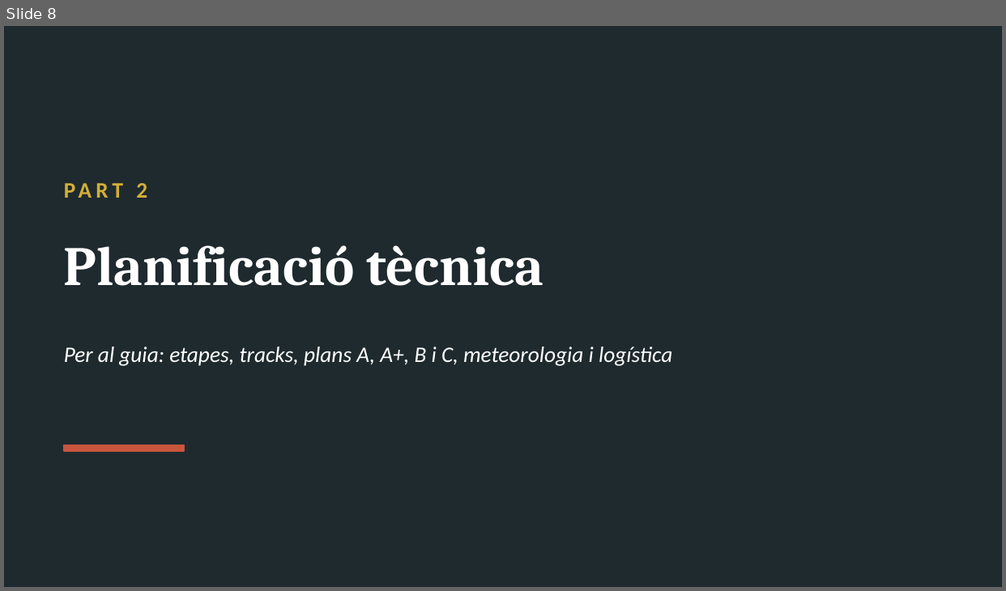
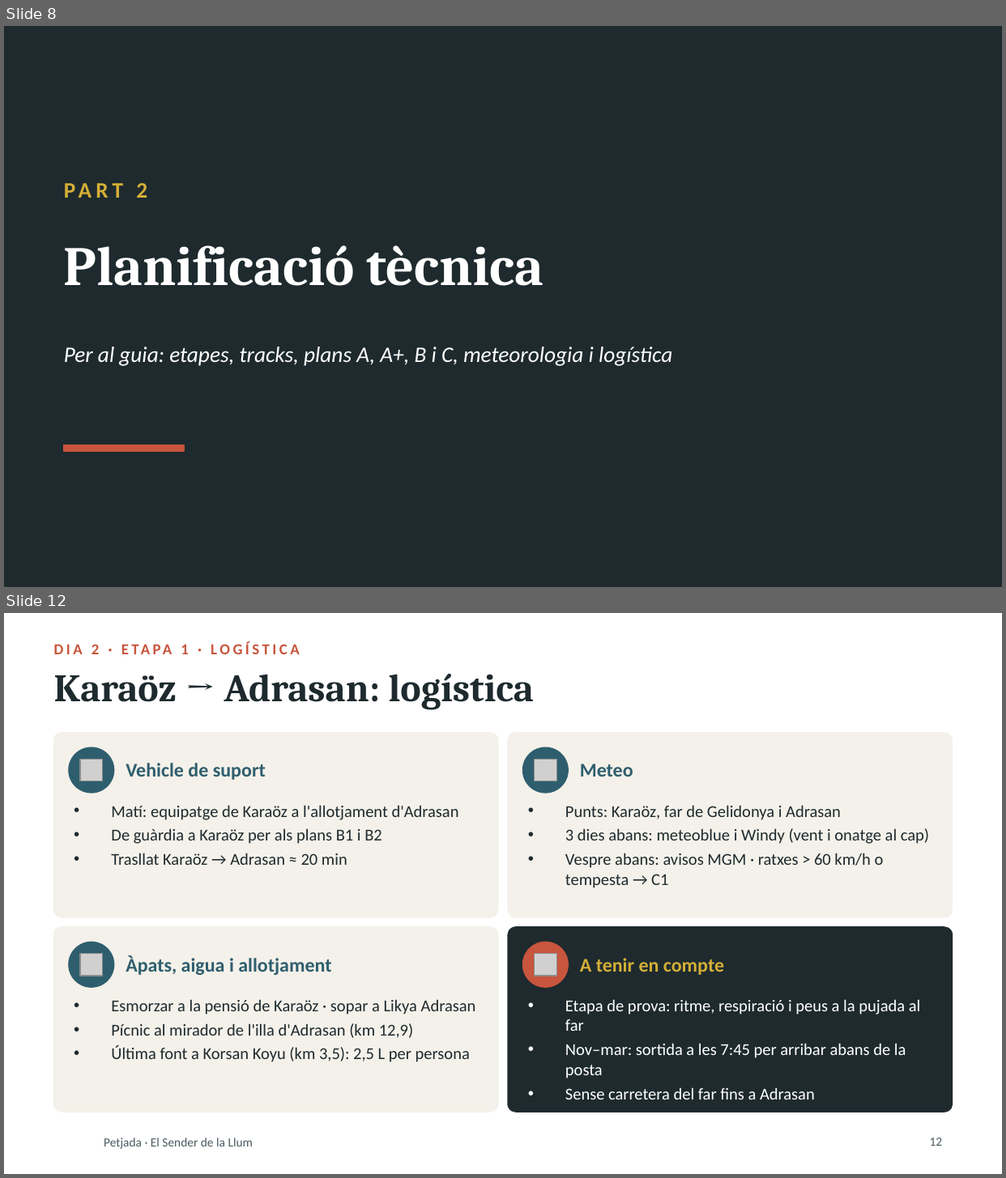
Before and after one commit to stosalca/sender-de-la-llum, a slide deck: Presentacio_2_Petjada.pptx. Shown one above the other, each under a label of ours: slide 8 before the commit, slides 8 and 12 after it; the slides between them are not shown. The pictures are 1006x591 and 1006x1178 pixels, drawn with LibreOffice and Linux fonts; fonts in the diff are those of the drawing; grey boxes stand for pictures; background and template pictures are left out. Boxes give left, top, right and bottom in pixels: in the first picture for what was removed or moved away, otherwise in the second. Text is boxed around its words. In the diff, an @@ line names an element or a change of style, - is before the commit and + after.

```diff
--- a/Presentacio_2_Petjada.pptx
+++ b/Presentacio_2_Petjada.pptx
@@ slide 12 added at bbox=[4, 613, 1002, 1174], background #FFFFFF @@
@@ text added at bbox=[91, 644, 189, 654], 11 pt, text #C8553D, bold @@
+DIA 2 · ETAPA 1 · LOGÍSTICA
@@ title added at bbox=[54, 674, 534, 709], 28 pt, text #1E2A2E, bold @@
+Karaöz → Adrasan: logística
@@ rounded rectangle added at bbox=[54, 733, 498, 918], fill #F4F1EA, outline #F4F1EA 1 pt @@
@@ rounded rectangle added at bbox=[508, 733, 952, 918], fill #F4F1EA, outline #F4F1EA 1 pt @@
@@ ellipse added at bbox=[69, 747, 114, 793], fill #2E5E6E, outline #2E5E6E 1 pt @@
@@ ellipse added at bbox=[523, 747, 568, 793], fill #2E5E6E, outline #2E5E6E 1 pt @@
@@ picture added at bbox=[80, 759, 103, 781] @@
@@ text added at bbox=[126, 763, 266, 780], 14 pt, text #2E5E6E, bold @@
+Vehicle de suport
@@ picture added at bbox=[534, 759, 557, 781] @@
@@ text added at bbox=[580, 764, 633, 777], 14 pt, text #2E5E6E, bold @@
+Meteo
@@ text added at bbox=[111, 805, 459, 865], 12 pt, text #1E2A2E @@
+• Matí: equipatge de Karaöz a l'allotjament d'Adrasan
+• De guàrdia a Karaöz per als plans B1 i B2
+• Trasllat Karaöz → Adrasan ≈ 20 min
@@ text added at bbox=[565, 805, 929, 888], 12 pt, text #1E2A2E @@
+• Punts: Karaöz, far de Gelidonya i Adrasan
+• 3 dies abans: meteoblue i Windy (vent i onatge al cap)
+• Vespre abans: avisos MGM · ratxes > 60 km/h o tempesta → C1
@@ rounded rectangle added at bbox=[54, 927, 498, 1112], fill #F4F1EA, outline #F4F1EA 1 pt @@
@@ rounded rectangle added at bbox=[508, 927, 952, 1112], fill #1E2A2E, outline #1E2A2E 1 pt @@
@@ ellipse added at bbox=[69, 943, 114, 987], fill #2E5E6E, outline #2E5E6E 1 pt @@
@@ ellipse added at bbox=[523, 943, 568, 987], fill #C8553D, outline #C8553D 1 pt @@
@@ picture added at bbox=[80, 953, 103, 976] @@
@@ text added at bbox=[126, 956, 331, 975], 14 pt, text #2E5E6E, bold @@
+Àpats, aigua i allotjament
@@ picture added at bbox=[534, 953, 557, 976] @@
@@ text added at bbox=[580, 958, 724, 975], 14 pt, text #D4AF37, bold @@
+A tenir en compte
@@ text added at bbox=[111, 999, 476, 1063], 12 pt, text #1E2A2E @@
+• Esmorzar a la pensió de Karaöz · sopar a Likya Adrasan
+• Pícnic al mirador de l'illa d'Adrasan (km 12,9)
+• Última font a Korsan Koyu (km 3,5): 2,5 L per persona
@@ text added at bbox=[565, 999, 921, 1100], 12 pt, text #FFFFFF @@
+• Etapa de prova: ritme, respiració i peus a la pujada al far
+• Nov–mar: sortida a les 7:45 per arribar abans de la posta
+• Sense carretera del far fins a Adrasan
@@ text added at bbox=[104, 1138, 253, 1149], 9 pt, text #4A5A60 @@
+Petjada · El Sender de la Llum
@@ page number added at bbox=[930, 1138, 943, 1146], 9 pt, text #4A5A60 @@
+12
```
Also in this commit, not shown: 9 slides changed, 8 other slides added, 3 slides removed, 10 other files.
